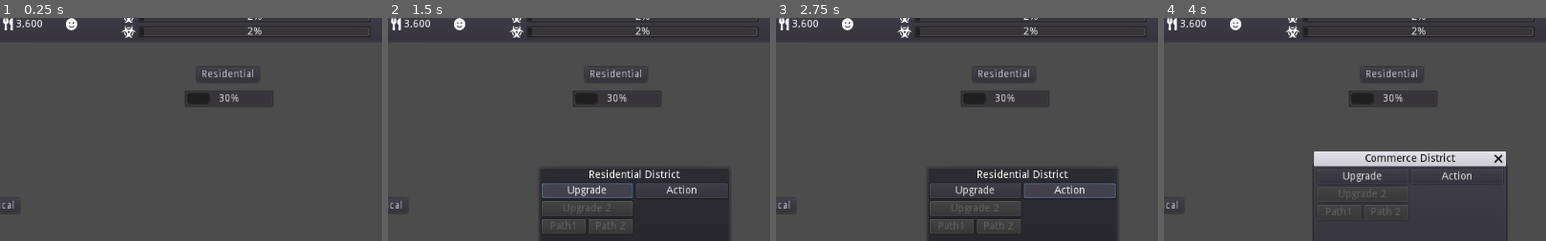
Above: before the commit, frames 1-4 (left to right).
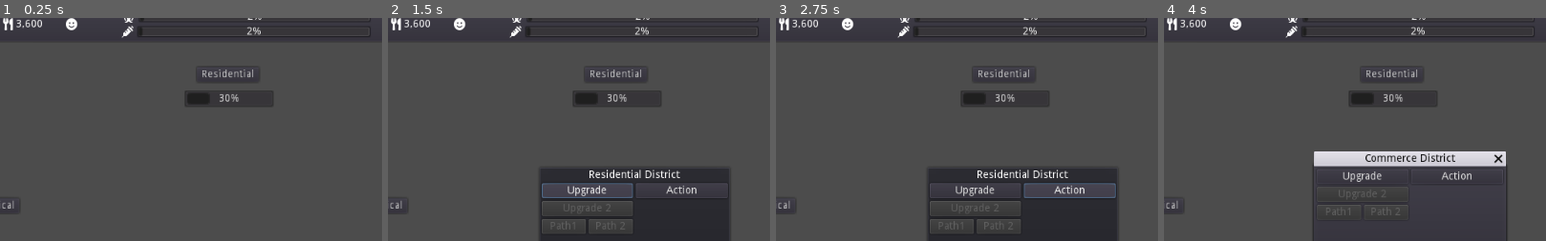
Above: after the commit, the same moments.

Repository: iwilliams/PlagueDistrict
Game: Godot game, scene res://Main.tscn
Two runs of this game, one before a commit and one after it. Both use one fixed random seed, a clock stepped at 60 frames per second and the inputs below.
Inputs:
- Up to frame 1 (0.25 s): no input
- Up to frame 2 (1.5 s): click "Residential" at 0.5 s; click "Upgrade" at 1.25 s
- Up to frame 3 (2.75 s): click "Action" at 2 s
- Up to frame 4 (4 s): click "Medical" at 2.75 s; click "Commerce" at 3.5 s
The pictures show only the part of the screen within x 18-68%, y 3-53%; the shares and areas given below are measured in that part.

The runs differ from the first frame. In frame 1, 0.2% of the frame differs, in the area x 31-69%, y 3-9%; in frame 2, 0.2%; in frame 3, 0.2%; in frame 4, 0.2%.

Commit message:
Symbol update

Diff:
--- a/Main.tscn
+++ b/Main.tscn
@@ -703,14 +703,14 @@
 size_flags_horizontal = 3
 
 [node name="Label" type="Label" parent="CanvasLayer/Status/StatusContainer/VBoxContainer/Cure"]
-margin_right = 18.0
+margin_right = 16.0
 margin_bottom = 16.0
 custom_fonts/font = ExtResource( 9 )
-text = ""
+text = ""
 valign = 1
 
 [node name="Percentage" type="ProgressBar" parent="CanvasLayer/Status/StatusContainer/VBoxContainer/Cure"]
-margin_left = 22.0
+margin_left = 20.0
 margin_right = 334.0
 margin_bottom = 16.0
 mouse_filter = 2
